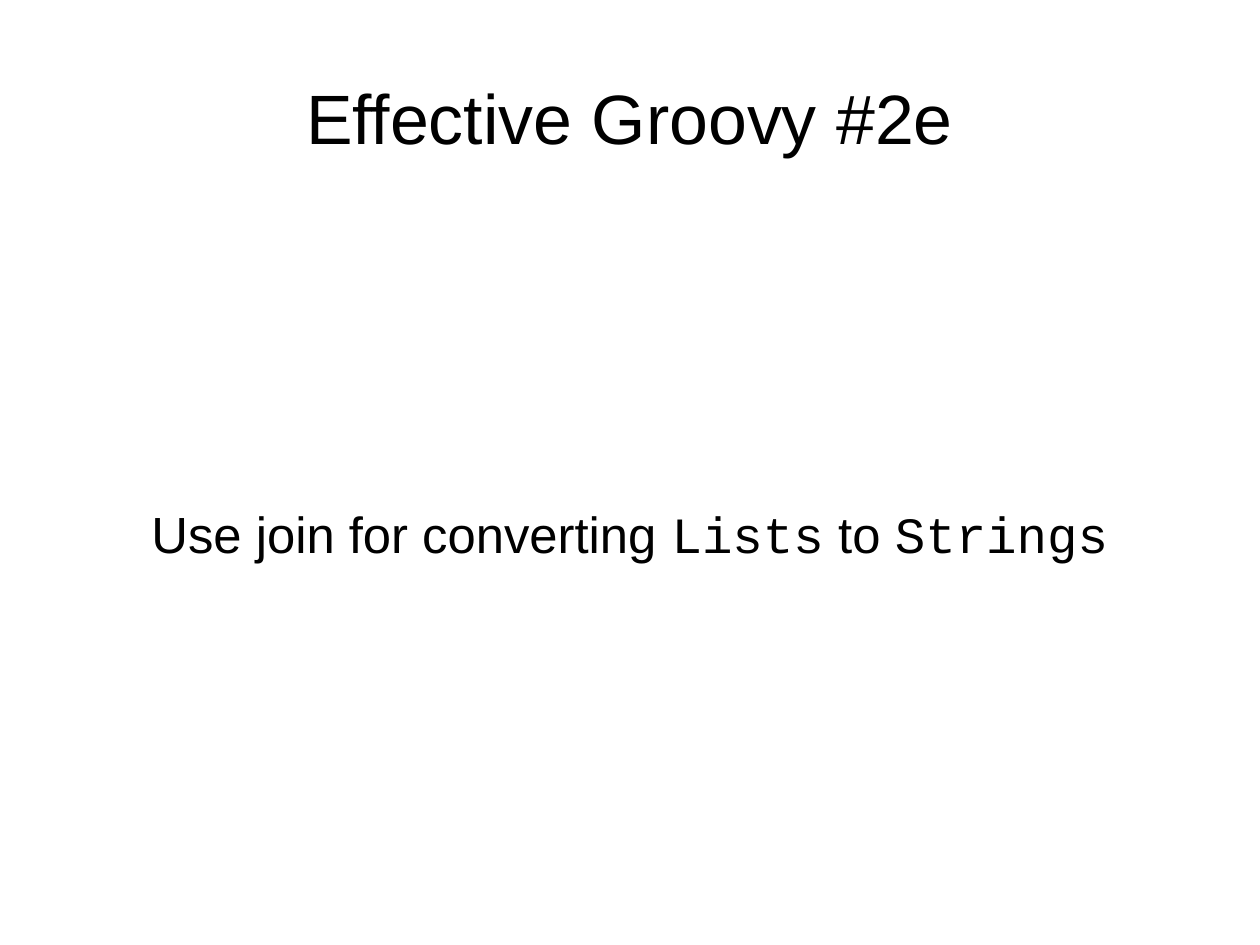
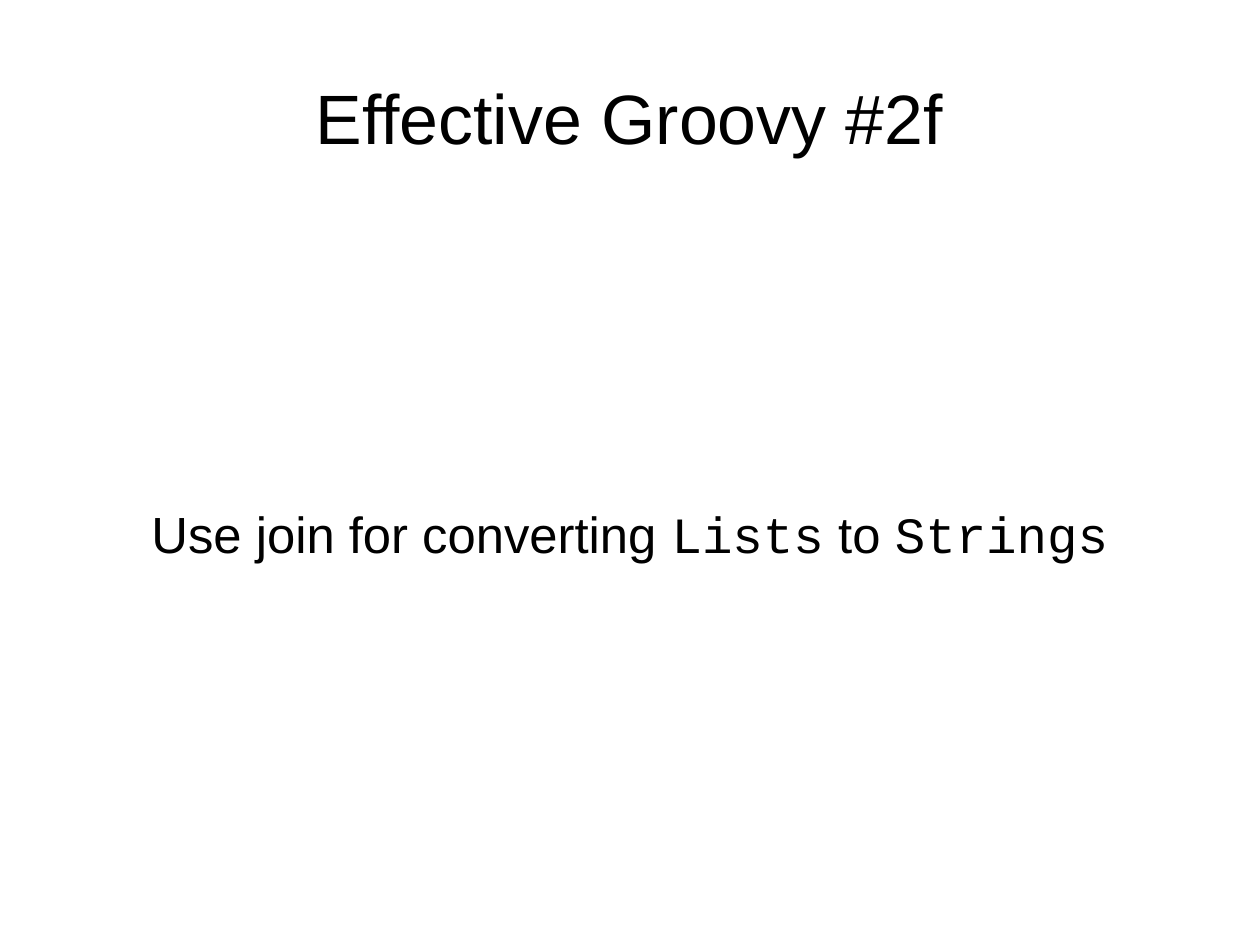
Before and after one commit to HamletDRC/presentations, a slide deck: slide 17 of effectivegroovy/effectivegroovy_springio2011.odp (slide 16 before the commit). Drawn at 1260x945 pixels with LibreOffice and Linux fonts; fonts in the diff are those of the drawing; background and template pictures are left out. Boxes give left, top, right and bottom in pixels: in the first picture for what was removed or moved away, otherwise in the second. Text is boxed around its words. In the diff, an @@ line names an element or a change of style, - is before the commit and + after.

Commit message:
effective grovoy, small slide changes.

```diff
--- a/effectivegroovy/effectivegroovy_springio2011.odp
+++ b/effectivegroovy/effectivegroovy_springio2011.odp
@@ title at [316,93,943,157]: text changed @@
-Effective Groovy #2e
+Effective Groovy #2f
```
Also in this commit, not shown: 9 other slides changed, 1 slide added, 2 other files.
